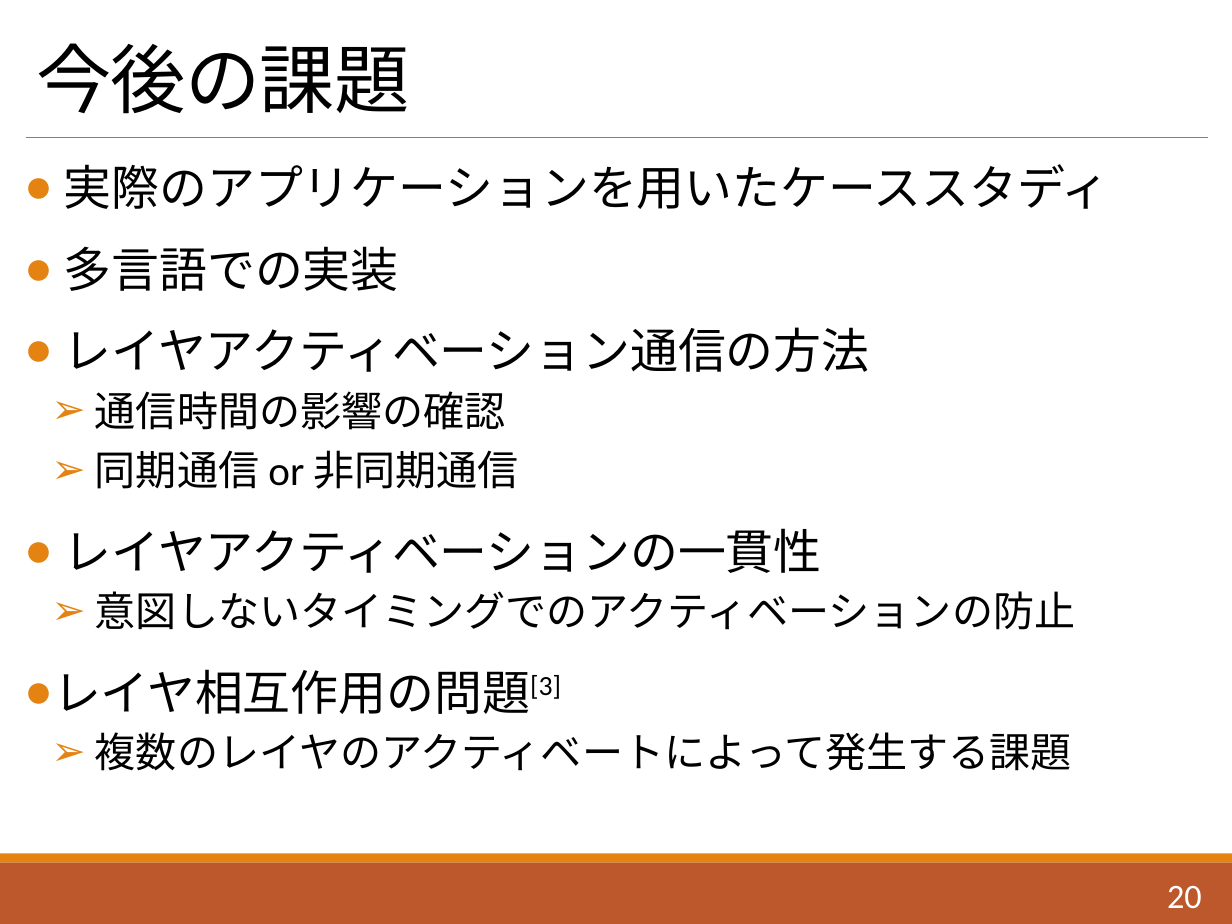
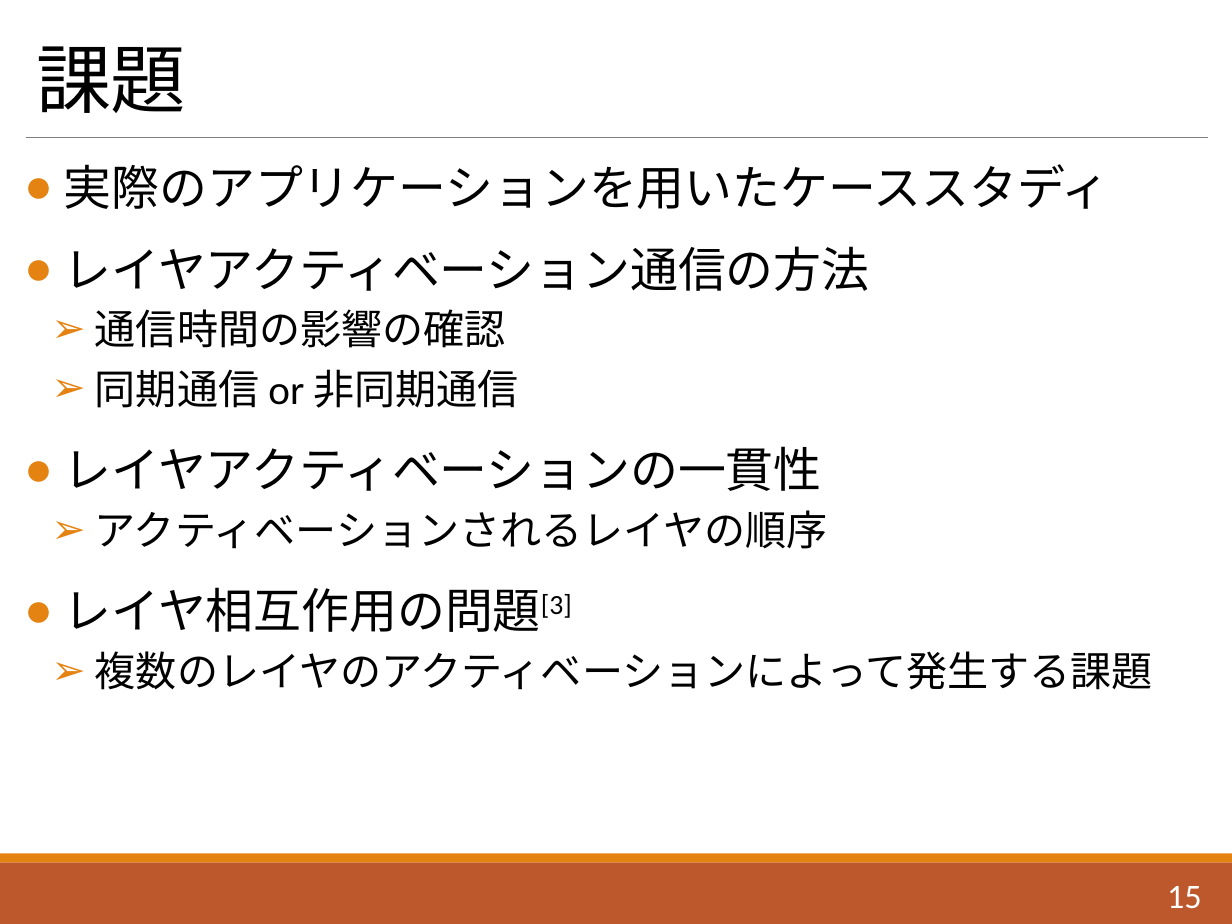
Before and after one commit to Saeki1120/Document, a slide deck: slide 16 of FLS/1120/ContextROS.pptx (slide 21 before the commit). Drawn at 1232x924 pixels with LibreOffice and Linux fonts; fonts in the diff are those of the drawing. Boxes give left, top, right and bottom in pixels: in the first picture for what was removed or moved away, otherwise in the second. Text is boxed around its words. In the diff, an @@ line names an element or a change of style, - is before the commit and + after.

```diff
--- a/FLS/1120/ContextROS.pptx
+++ b/FLS/1120/ContextROS.pptx
@@ title at box(37, 46, 187, 113): text changed @@
-今後の課題
+課題
@@ text at box(64, 246, 399, 291): paragraph removed @@
-● 多言語での実装
@@ text at box(95, 510, 828, 549): text changed @@
-  ➢ 意図しないタイミングでのアクティベーションの防止
+  ➢ アクティベーションされるレイヤの順序
@@ text at box(95, 651, 1153, 690): text changed @@
-  ➢ 複数のレイヤのアクティベートによって発生する課題
+  ➢ 複数のレイヤのアクティベーションによって発生する課題
@@ page number at box(1167, 886, 1202, 909): text changed @@
-20
+15
```
Also in this commit, not shown: 2 other slides changed, 17 slides added.
